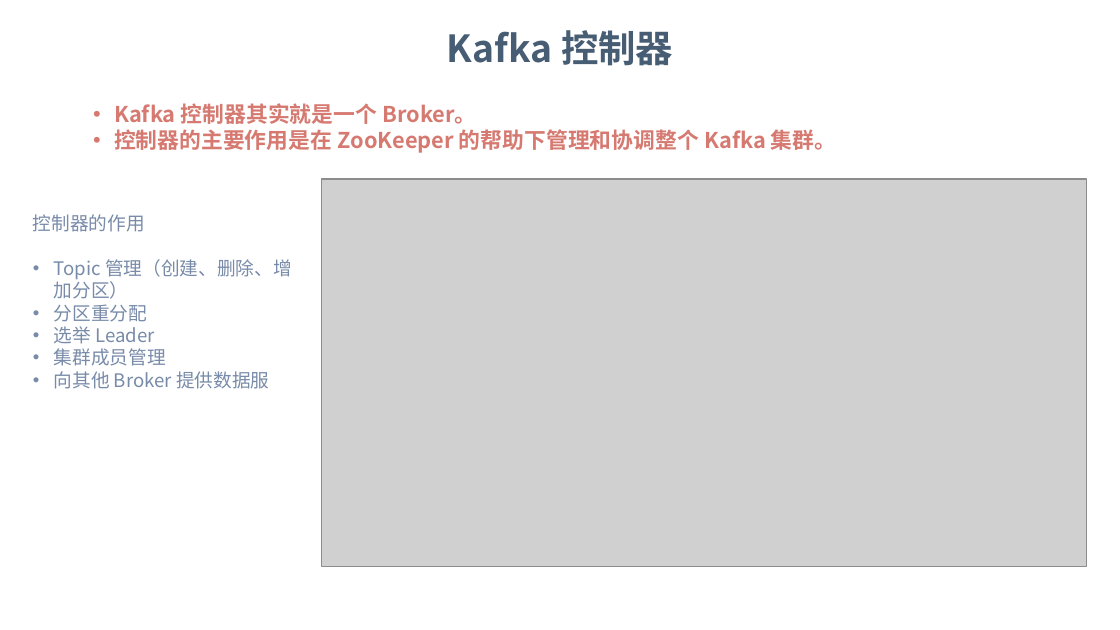
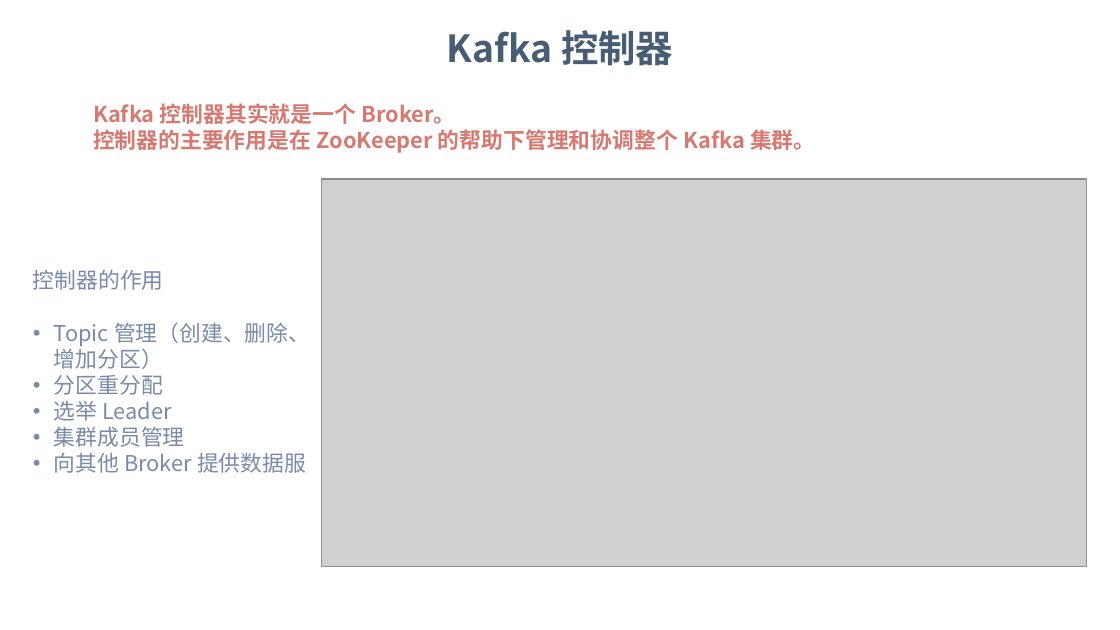
Before and after one commit to dunwu/bigdata-tutorial, a slide deck: slide 28 of assets/kafka/kafka.pptx (slide 27 before the commit). Drawn at 1120x630 pixels with LibreOffice and Linux fonts; fonts in the diff are those of the drawing; grey boxes stand for pictures; background and template pictures are left out. Boxes give left, top, right and bottom in pixels: in the first picture for what was removed or moved away, otherwise in the second. Text is boxed around its words. In the diff, an @@ line names an element or a change of style, - is before the commit and + after.

```diff
--- a/assets/kafka/kafka.pptx
+++ b/assets/kafka/kafka.pptx
@@ text "Kafka 控制器其实就是一个 Broker。" at box(93, 103, 815, 153): bullet • to none @@
@@ text "控制器的作用": place and size @@
-text "控制器的作用" at box(33, 214, 291, 389)
+text "控制器的作用" at box(33, 269, 310, 473)
@@ text "控制器的作用" at box(33, 269, 310, 473): size 12 to 14 pt @@
```
Also in this commit, not shown: 19 other slides changed, 2 slides added, 2 slides removed.
